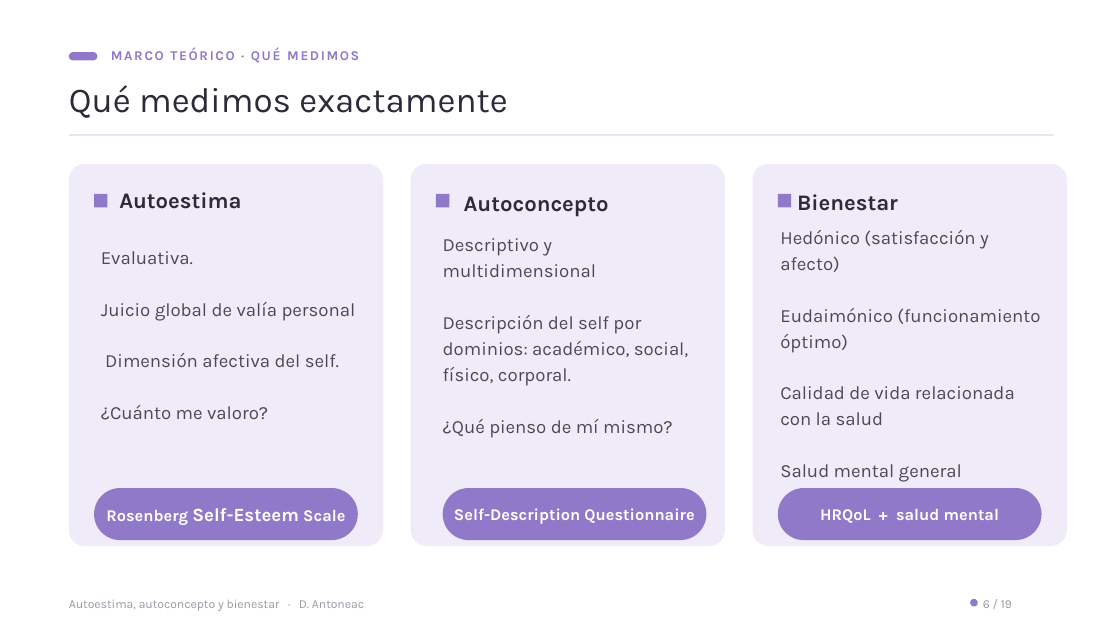
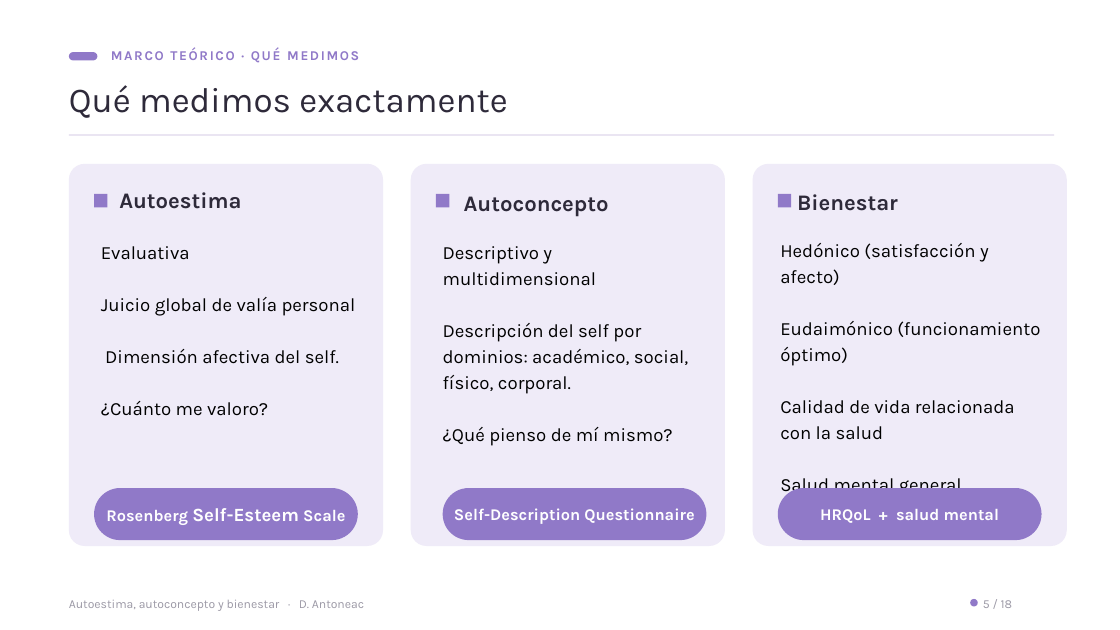
Before and after one commit to denisaantoneac23-dotcom/tfm-presentacion, a slide deck: slide 4 of TFM_Presentacion_Denisa_Antoneac_v13.pptx. Drawn at 1120x630 pixels with LibreOffice and Linux fonts; fonts in the diff are those of the drawing. Boxes give left, top, right and bottom in pixels: in the first picture for what was removed or moved away, otherwise in the second. Text is boxed around its words. In the diff, an @@ line names an element or a change of style, - is before the commit and + after.

```diff
--- a/TFM_Presentacion_Denisa_Antoneac_v13.pptx
+++ b/TFM_Presentacion_Denisa_Antoneac_v13.pptx
@@ text "Descriptivo y multidimensional": place and size @@
-text "Descriptivo y multidimensional" at (443, 238, 688, 438)
+text "Descriptivo y multidimensional" at (443, 246, 688, 446)
@@ text "Descriptivo y multidimensional" at (443, 246, 688, 446): text colour #4C4954 to #000000 @@
@@ text "Hedónico (satisfacción y afecto)" at (780, 243, 1040, 496): text colour #4C4954 to #000000 @@
@@ text "Hedónico (satisfacción y afecto)": place and size @@
-text "Hedónico (satisfacción y afecto)" at (780, 230, 1040, 482)
+text "Hedónico (satisfacción y afecto)" at (780, 243, 1040, 496)
@@ text at (101, 246, 190, 260): text changed; text colour #4C4954 to #000000 @@
-Evaluativa.
+Evaluativa
@@ text at (101, 297, 356, 416): text colour #4C4954 to #000000 in "Juicio global de valía personal", "Dimensión afectiva del self.", "¿Cuánto me valoro?" @@
```
Also in this commit, not shown: 15 other slides changed, 1 slide removed.
